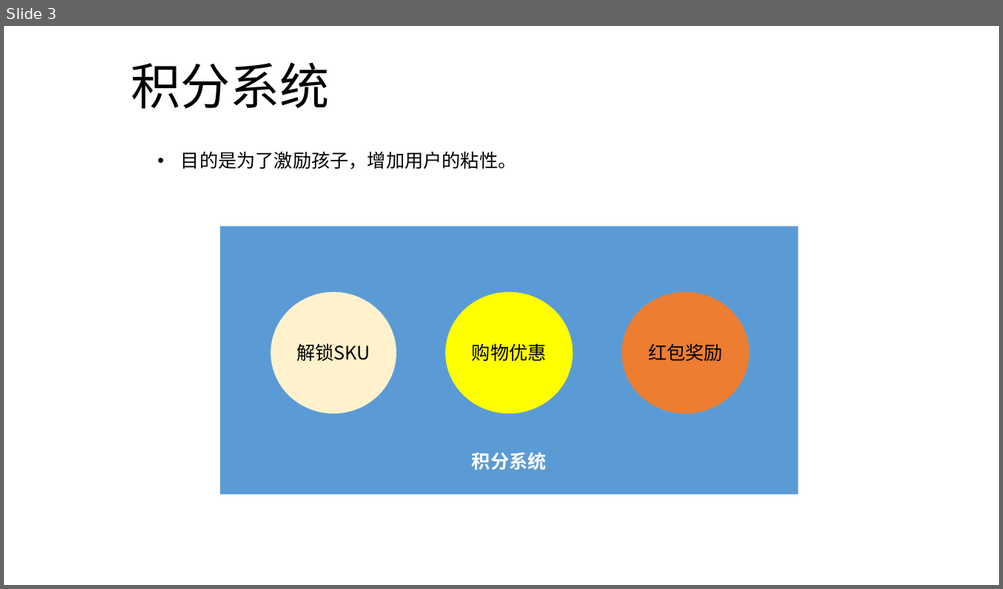
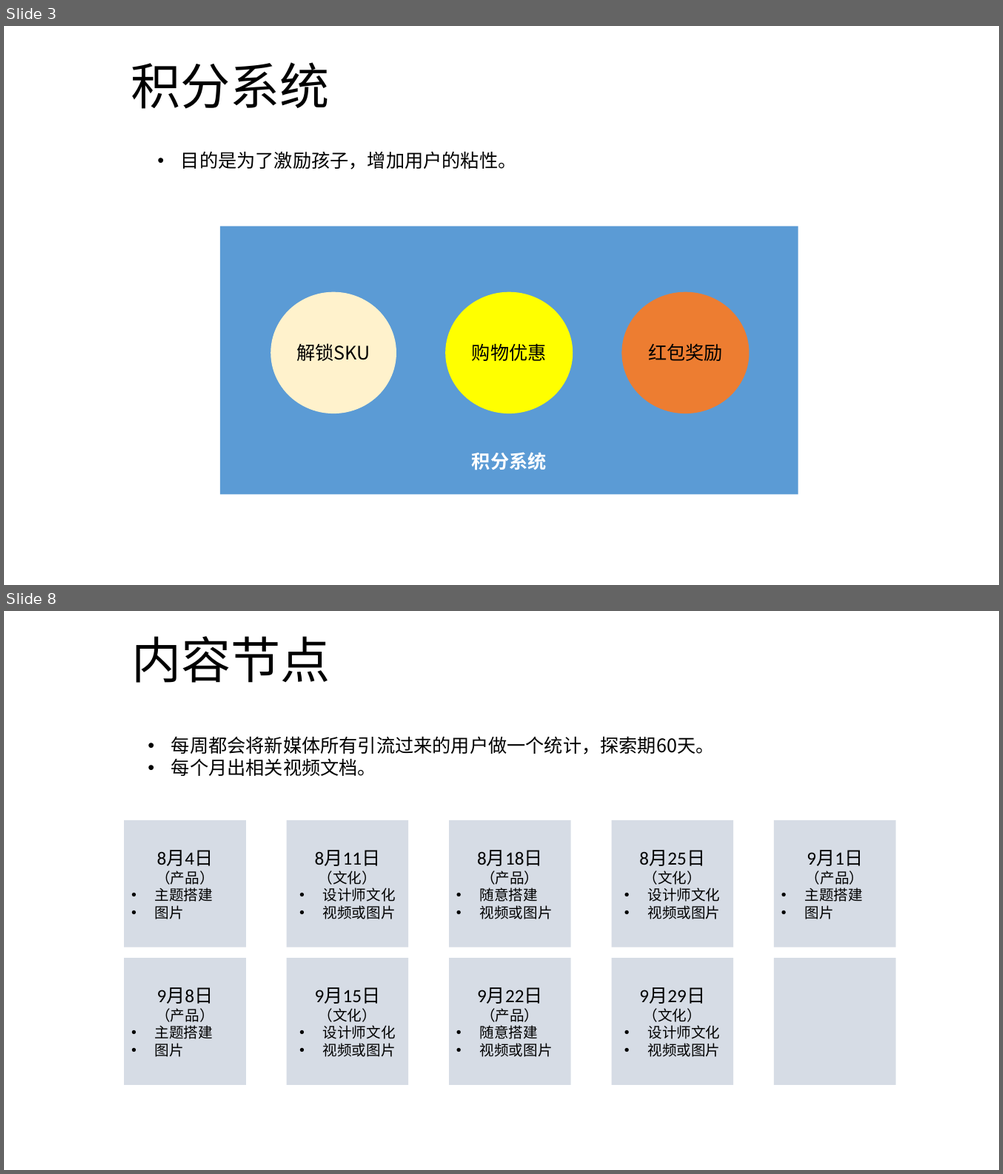
Before and after one commit to kevin0501/go, a slide deck: 需求/积木APP和运营.pptx. Shown one above the other, each under a label of ours: slide 3 before the commit, slides 3 and 8 after it; the slides between them are not shown. The pictures are 1003x589 and 1003x1174 pixels, drawn with LibreOffice and Linux fonts; fonts in the diff are those of the drawing. Boxes give left, top, right and bottom in pixels: in the first picture for what was removed or moved away, otherwise in the second. Text is boxed around its words. In the diff, an @@ line names an element or a change of style, - is before the commit and + after.

Commit message:
PPT内容修改，明日与其他几个人进行讨论。

```diff
--- a/需求/积木APP和运营.pptx
+++ b/需求/积木APP和运营.pptx
@@ slide 8 added at (4, 611, 999, 1170), background #FFFFFF @@
@@ text added at (131, 636, 330, 683), 48 pt, text #000000 @@
+内容节点
@@ text added at (171, 736, 714, 776), 18 pt, text #000000 @@
+• 每周都会将新媒体所有引流过来的用户做一个统计，探索期60天。
+• 每个月出相关视频文档。
@@ rectangle added at (124, 820, 246, 948), fill #D6DCE5, 14 pt, text #000000 @@
+8月4日
+（产品）
+• 主题搭建
+• 图片
@@ rectangle added at (287, 820, 408, 948), fill #D6DCE5, 14 pt, text #000000 @@
+8月11日
+（文化）
+• 设计师文化
+• 视频或图片
@@ rectangle added at (449, 820, 570, 948), fill #D6DCE5, 14 pt, text #000000 @@
+8月18日
+（产品）
+• 随意搭建
+• 视频或图片
@@ rectangle added at (612, 820, 733, 948), fill #D6DCE5, 14 pt, text #000000 @@
+8月25日
+（文化）
+• 设计师文化
+• 视频或图片
@@ rectangle added at (774, 820, 896, 948), fill #D6DCE5, 14 pt, text #000000 @@
+9月1日
+（产品）
+• 主题搭建
+• 图片
@@ rectangle added at (124, 958, 246, 1085), fill #D6DCE5, 14 pt, text #000000 @@
+9月8日
+（产品）
+• 主题搭建
+• 图片
@@ rectangle added at (287, 958, 408, 1085), fill #D6DCE5, 14 pt, text #000000 @@
+9月15日
+（文化）
+• 设计师文化
+• 视频或图片
@@ rectangle added at (449, 958, 570, 1085), fill #D6DCE5, 14 pt, text #000000 @@
+9月22日
+（产品）
+• 随意搭建
+• 视频或图片
@@ rectangle added at (612, 958, 733, 1085), fill #D6DCE5, 14 pt, text #000000 @@
+9月29日
+（文化）
+• 设计师文化
+• 视频或图片
@@ rectangle added at (774, 958, 896, 1085), fill #D6DCE5 @@
```
Also in this commit, not shown: 4 slides changed, 1 other slide added.
